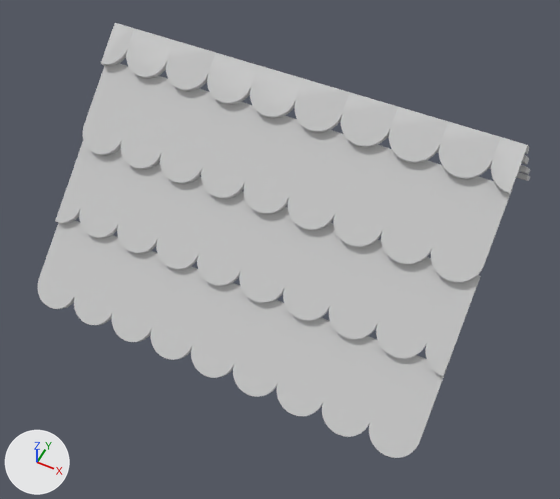
The FBX model assets/meshes/Roof_Top.fbx: old version first, new version second.
Camera for both pictures: a camera (50 mm lens) standing at (0.591, -1.297, 1.283) and looking at (0.022, -0.159, -0.139). Every picture has the same lights, and +X, +Y and +Z are marked at lower left. Where no turn or scale is listed for an object, it has been applied to the vertices. Vertices at the same position are counted once.

Script lines for the objects in view, before the commit:
```python
me_mesh = bpy.data.meshes.new('Mesh')
me_mesh.from_pydata(...)  # 2340 vertices, 4600 faces; spans x -0.5..0.5, y -0.5..0.5, z -0.257..0.257
# faces by material slot: [1084, 1084, 2432]
me_mesh.materials.append(mat_standard)  # light grey #cacaca
me_mesh.materials.append(mat_metal)  # light grey #cacaca
me_mesh.materials.append(mat_glass)  # light grey #cacaca
ob_roof_top = bpy.data.objects.new('Roof_Top', me_mesh)
ob_roof_top.location = (0.0, 0.0, 0.0)
```
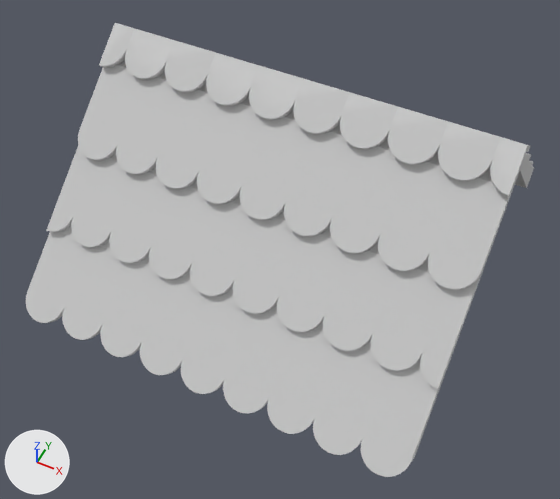
Boxes (x1, y1, x2, y2) around the edits, measured in the pictures (560 x 499 px; the box of a moved part takes in the faces that stretch with it):
'Roof_Top', reshaped: before (37, 23, 530, 458); after (26, 23, 534, 477)
part 1 of me_mesh, moved or reshaped: before (37, 220, 447, 458); after (26, 231, 442, 477)
part 2 of me_mesh, moved or reshaped: before (55, 140, 177, 253); after (46, 147, 172, 263)
part 3 of me_mesh, moved or reshaped: before (156, 176, 481, 376); after (149, 187, 478, 389)
part 4 of me_mesh, moved or reshaped: before (83, 63, 224, 184); after (78, 65, 223, 189)
part 5 of me_mesh, moved or reshaped: before (201, 102, 513, 282); after (197, 103, 512, 289)
part 6 of me_mesh, moved or reshaped: before (294, 107, 530, 181); after (529, 166, 534, 173)
part 7 of me_mesh, moved or reshaped: before (518, 165, 530, 175); after (527, 161, 533, 168)
part 8 of me_mesh, moved or reshaped: before (522, 155, 529, 165); after (525, 153, 531, 161)
part 9 of me_mesh, moved or reshaped: before (101, 23, 529, 194); after (63, 23, 532, 462)

The change, as a diff of the scene's bpy script:
```diff
--- a/assets/meshes/Roof_Top.fbx.py
+++ b/assets/meshes/Roof_Top.fbx.py
@@ me_mesh @@
 # used by ob_roof_top; location = (0.0, 0.0, 0.0)
-me_mesh.from_pydata(...)  # 2340 vertices, 4600 faces; spans x -0.5..0.5, y -0.5..0.5, z -0.257..0.257
+me_mesh.from_pydata(...)  # 2352 vertices, 4620 faces; spans x -0.5..0.5, y -0.548..0.548, z -0.262..0.257
+# me_mesh part 1: the loose piece of 290 vertices spanning x -0.5..0.5, y -0.5..-0.323, z -0.257..-0.1 is scaled about its middle by (1, 1.1, 1), then moved by (0.0, -0.039, 0.0), in mat_standard (light grey #cacaca)
+# me_mesh part 2: the loose piece of 84 vertices spanning x -0.5..-0.222, y -0.356..-0.178, z -0.111..0.046 is scaled about its middle by (1, 1.1, 1), then moved by (0.0, -0.026, 0.0), in mat_standard (light grey #cacaca)
+# me_mesh part 3: the loose piece of 212 vertices spanning x -0.222..0.5, y -0.356..-0.178, z -0.111..0.046 is scaled about its middle by (1, 1.1, 1), then moved by (0.0, -0.026, 0.0), in mat_standard (light grey #cacaca)
+# me_mesh part 4: the loose piece of 98 vertices spanning x -0.5..-0.167, y -0.222..-0.045, z 0.029..0.186 is scaled about the mesh origin by (1, 1.1, 1), in mat_standard (light grey #cacaca)
+# me_mesh part 5: the loose piece of 194 vertices spanning x -0.167..0.5, y -0.222..-0.045, z 0.029..0.186 is scaled about the mesh origin by (1, 1.1, 1), in mat_standard (light grey #cacaca)
+# me_mesh part 6: the loose piece of 290 vertices spanning x -0.5..0.5, y 0.323..0.5, z -0.257..-0.1 is scaled about its middle by (1, 1.1, 1), then moved by (0.0, 0.039, 0.0), in mat_standard (light grey #cacaca)
+# me_mesh part 7: the loose piece of 212 vertices spanning x -0.222..0.5, y 0.178..0.356, z -0.111..0.046 is scaled about its middle by (1, 1.1, 1), then moved by (0.0, 0.026, 0.0), in mat_standard (light grey #cacaca)
+# me_mesh part 8: the loose piece of 194 vertices spanning x -0.167..0.5, y 0.045..0.222, z 0.029..0.186 is scaled about the mesh origin by (1, 1.1, 1), in mat_standard (light grey #cacaca)
+# me_mesh part 9: 544 vertices removed from x -0.5..0.5, y -0.078..0.078, z 0.178..0.224; 556 vertices added at x -0.5..0.5, y -0.5..0.5, z -0.262..0.238
 me_mesh.materials.append(mat_standard)
-me_mesh.materials.append(mat_metal)  # light grey #cacaca
-me_mesh.materials.append(mat_glass)  # light grey #cacaca
```
